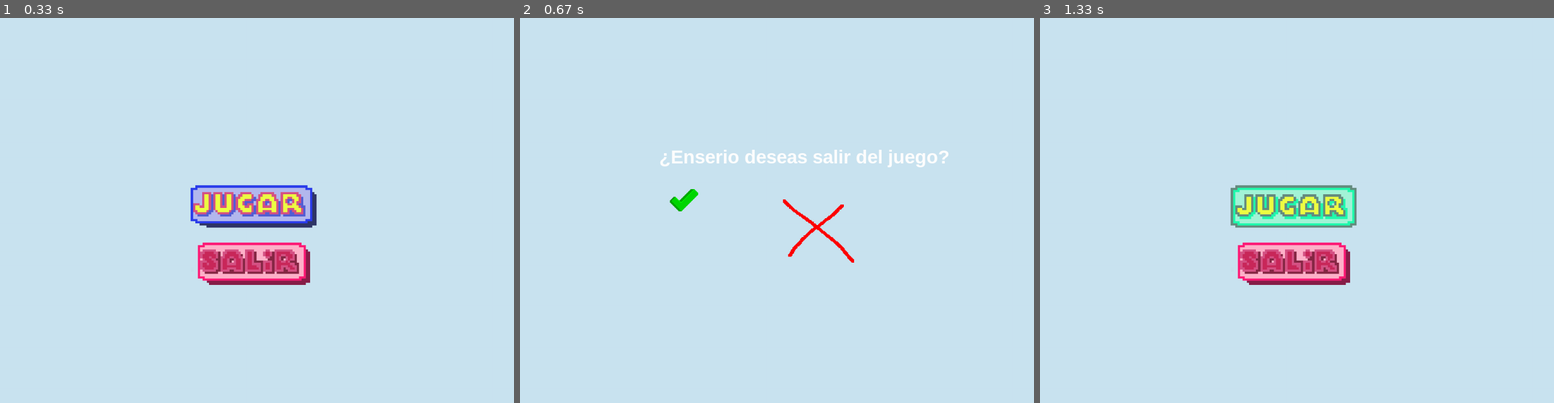
Above: before the commit, frames 1-3 (left to right).
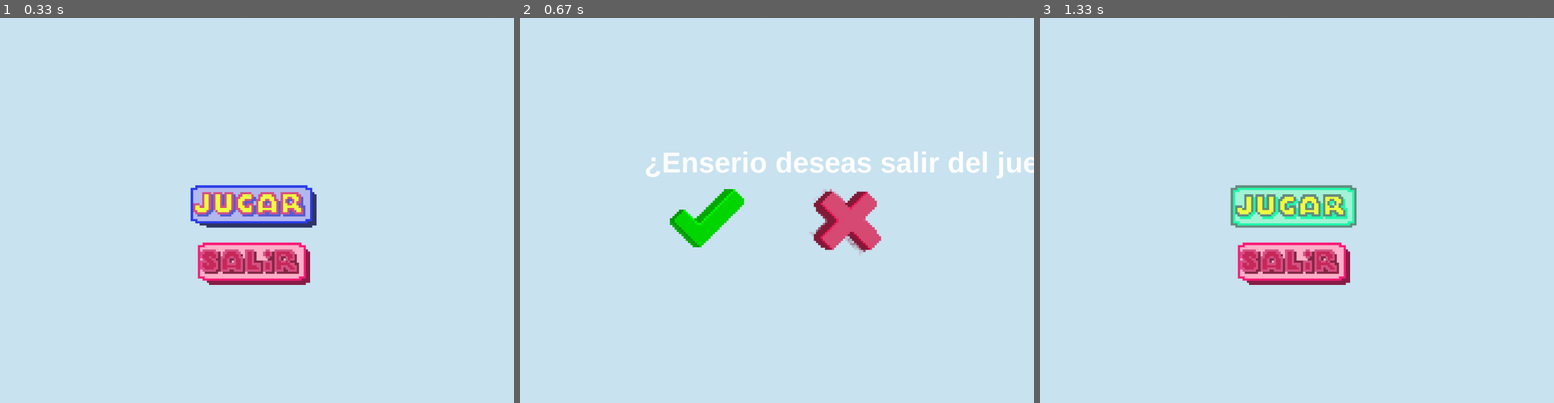
Above: after the commit, the same moments.

Repository: Jol-XD/Corre-Paco-Corre
Game: pygame game, started from proyecto/Menu.py
The game is run twice, just before and just after one commit, with the same random seed, the same clock (stepped at 60 frames per second) and the same inputs.
Inputs (mouse positions are in pixels of both pictures, inside the frame that each line leads up to):
- Up to frame 1 (0.33 s): no input
- Up to frame 2 (0.67 s): click (771, 264) at 0.38 s
- Up to frame 3 (1.33 s): click (1363, 222) at 0.88 s; press the mouse at (1291, 206) at 1.2 s; move the mouse to (1312, 191) at 1.3 s

Frame 1 is identical in both runs. In frame 2, 4.7% of the frame differs, in the area x 24-100%, y 34-64%; in frame 3, nothing differs.

Commit message:
Menu arreglado y con mejores imagenes

Diff:
--- a/proyecto/Menu.py
+++ b/proyecto/Menu.py
@@ -31,20 +31,20 @@
 jugar_img = pygame.image.load('proyecto/sprites/JUGAR1.png').convert_alpha()
 jugar_presionado_img = pygame.image.load('proyecto/sprites/jugar02.png').convert_alpha()
 salir_img = pygame.image.load('proyecto/sprites/SALIR1.png').convert_alpha()
-salir_presionado_img = pygame.image.load('proyecto/sprites/boton_play.png').convert_alpha()
-No_img = pygame.image.load('proyecto/sprites/X.png').convert_alpha()
+salir_presionado_img = pygame.image.load('proyecto/sprites/salir002.png').convert_alpha()
+No_img = pygame.image.load('proyecto/sprites/no.png').convert_alpha()
 Si_img = pygame.image.load('proyecto/sprites/si.png').convert_alpha()
 
 jugar_btn = Boton(445, 391, jugar_img, 5.25)
 salir_btn = Boton(446, 525, salir_img, 5.25)
-yes_btn = Boton(350, 400, Si_img, 2)
-no_btn = Boton(600, 400, No_img, 2)
+yes_btn = Boton(350, 400, Si_img, 5.25)
+no_btn = Boton(675, 400, No_img, 5.25)
 
 def mostrar_mensaje_salida():
     pantalla.fill((202, 228, 241))
     mensaje = "¿Enserio deseas salir del juego?"
-    font = pygame.font.SysFont("arialblack", 40)
-    draw_text(mensaje, font, (255, 255, 255), 325, 300)
+    font = pygame.font.SysFont("arialblack", 60)
+    draw_text(mensaje, font, (255, 255, 255), 290, 300)
 
 
     while True:
--- a/proyecto/Menu_Prueba.py
+++ b/proyecto/Menu_Prueba.py
@@ -31,8 +31,8 @@
 jugar_img = pygame.image.load('proyecto/sprites/JUGAR1.png').convert_alpha()
 jugar_presionado_img = pygame.image.load('proyecto/sprites/jugar02.png').convert_alpha()
 salir_img = pygame.image.load('proyecto/sprites/SALIR1.png').convert_alpha()
-salir_presionado_img = pygame.image.load('proyecto/sprites/boton_play.png').convert_alpha()
-No_img = pygame.image.load('proyecto/sprites/X.png').convert_alpha()
+salir_presionado_img = pygame.image.load('proyecto/sprites/salir002.png').convert_alpha()
+No_img = pygame.image.load('proyecto/sprites/no.png').convert_alpha()
 Si_img = pygame.image.load('proyecto/sprites/si.png').convert_alpha()
 
 jugar_btn = Boton(445, 391, jugar_img, 5.25)
Binary file removed: proyecto/sprites/X.png
Binary file added: proyecto/sprites/salir002.png
